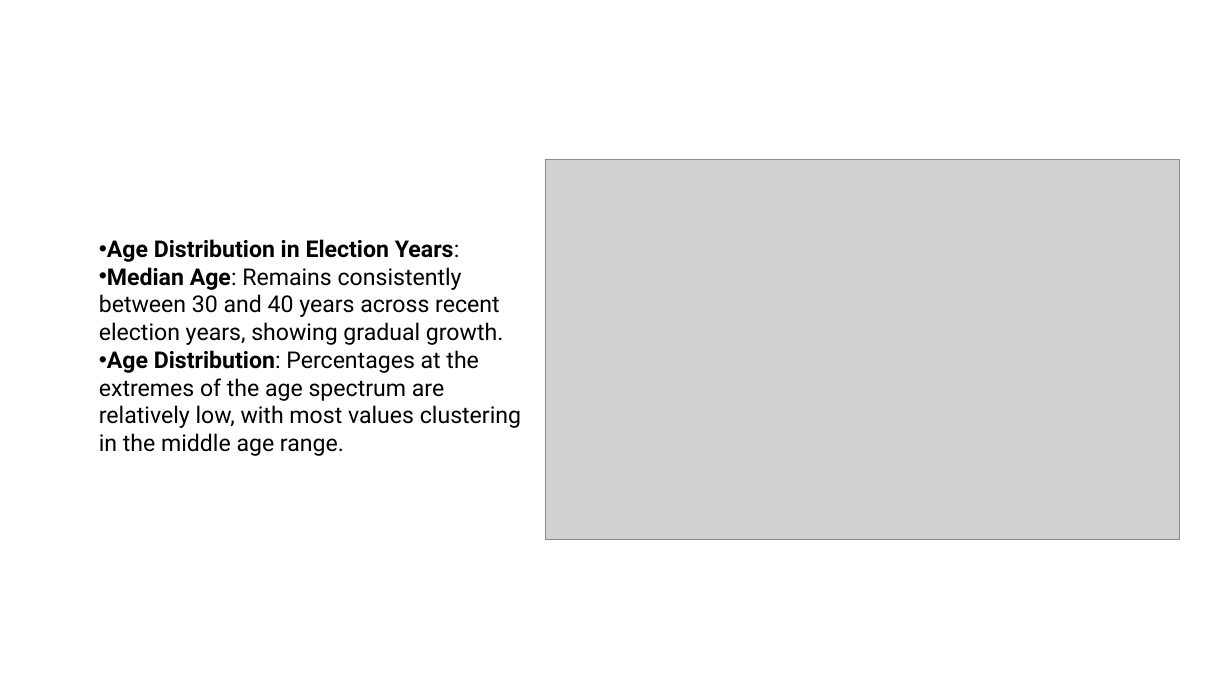
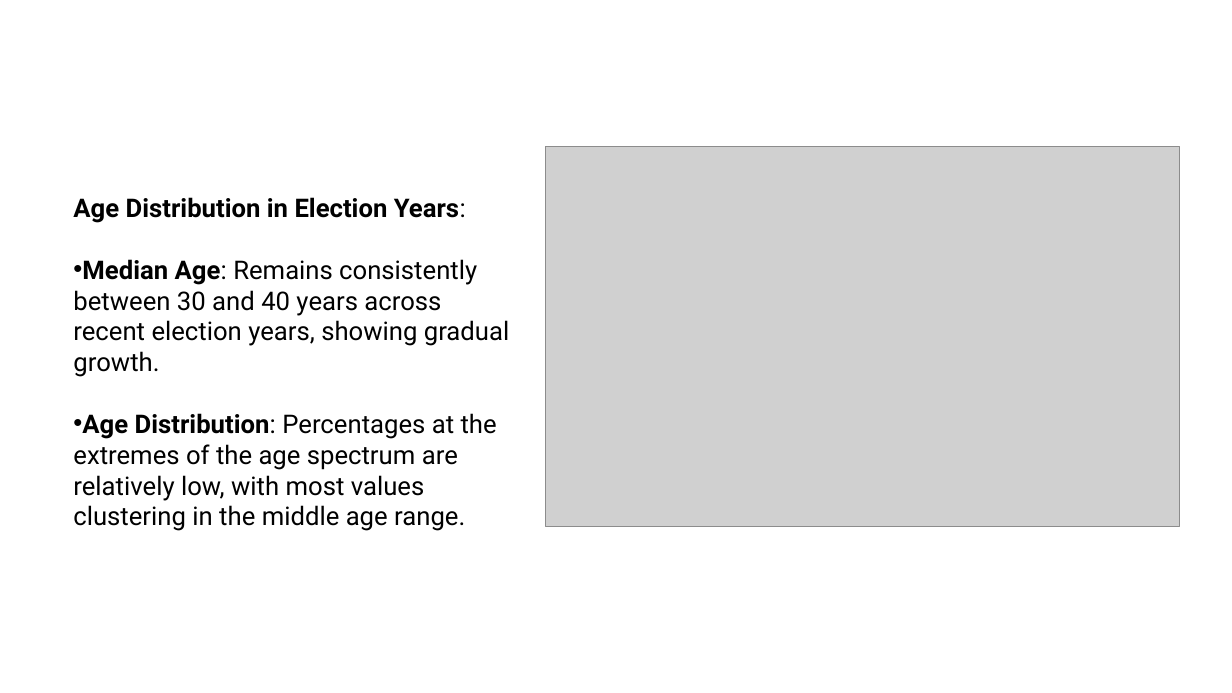
Before and after one commit to azmedtech/Election_Prediction_Project_4, a slide deck: slide 10 of Election_Prediction_Presentation.pptx. Drawn at 1232x693 pixels with LibreOffice and Linux fonts; fonts in the diff are those of the drawing; grey boxes stand for pictures; background and template pictures are left out. Boxes give left, top, right and bottom in pixels: in the first picture for what was removed or moved away, otherwise in the second. Text is boxed around its words. In the diff, an @@ line names an element or a change of style, - is before the commit and + after.

```diff
--- a/Election_Prediction_Presentation.pptx
+++ b/Election_Prediction_Presentation.pptx
@@ picture: place and size @@
-picture at [546, 160, 1180, 540]
+picture at [546, 146, 1180, 526]
@@ text "Age Distribution in Election Years:": place and size @@
-text "Age Distribution in Election Years:" at [99, 239, 521, 456]
+text "Age Distribution in Election Years:" at [73, 197, 509, 531]
@@ text "Age Distribution in Election Years:" at [73, 197, 509, 531]: size 18 to 20 pt; bullet • to none @@
```
Also in this commit, not shown: 3 other slides changed, 4 slides added, 7 slides removed.
